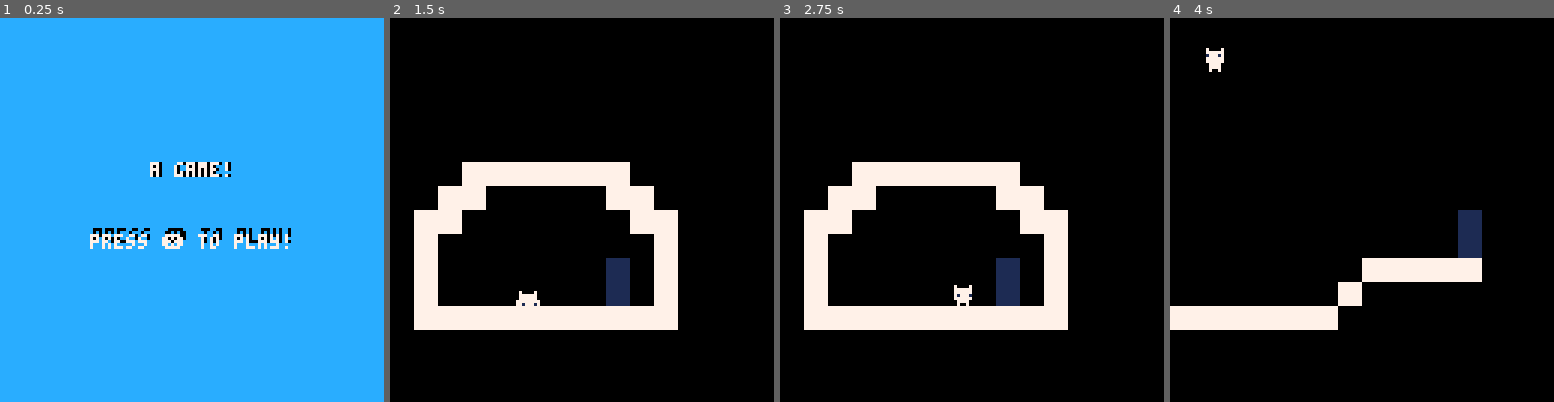
Above: before the commit, frames 1-4 (left to right).
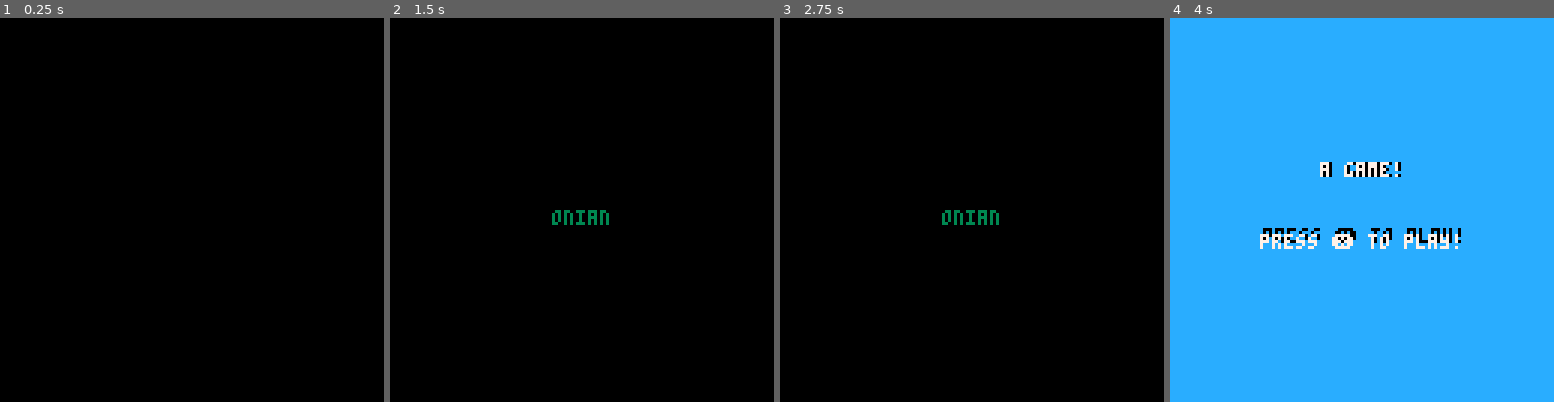
Above: after the commit, the same moments.

Repository: aadhyap/platformer
Game: PICO-8 cartridge platformer-game.p8
Two runs of this game, one before a commit and one after it. Both use one fixed random seed, a clock stepped at 60 frames per second and the inputs below.
Inputs:
- Up to frame 1 (0.25 s): no input
- Up to frame 2 (1.5 s): tap X (X key) at 0.33, 1.07 s; tap O (Z key) at 0.7 s
- Up to frame 3 (2.75 s): hold Right 1.6-2.1 s; tap O (Z key) at 1.7, 2.1, 2.5 s; tap X (X key) at 1.85 s; hold Up 2.15-2.42 s; hold Right from 2.47 s (still down)
- Up to frame 4 (4 s): tap O (Z key) at 2.9, 3.3, 3.7 s; tap X (X key) at 2.97 s; release Right at 3.03 s; hold Left 3.08-3.58 s

The runs differ from the first frame. In frame 1, 99% of the frame differs, in the area x 0-100%, y 0-100%; in frame 2, 14%; in frame 3, 14%; in frame 4, 99%.

Commit message:
splash screen

Diff:
--- a/platformer-game.p8
+++ b/platformer-game.p8
@@ -4,10 +4,16 @@
 --init file
 
 function _init()
+	intro()
 	state = "menu"
 end
 
 function _update()
+
+	if state == "splash" then
+		splash_update()
+
+	end
 	if state == "menu" then
 		menu_update()
 	end
@@ -99,7 +107,7 @@
 	map(map_x,map_y)
 	draw_player()
 	if mode=="levelover" then
-		-- draw_levelover() - dont need
+-- draw_levelover() - dont need
 	end
 end
 
@@ -312,6 +320,33 @@
 		mget(x/8, y/8),1
 	)
 end
+-->8
+--splash screen
+
+function intro()
+ t=0
+ palt(11,true)
+ sfx(1)
+ while (t<120) do
+ 	color(3)
+  print("onian",54,64)
+  color(0)
+  rectfill(48+(-525+t*10),63,
+  80,69)
+  t=(t+3)%155
+  flip()
+  cls(0)
+ end
+ t = 0
+ while (t < 60) do
+ 	color(3)
+ 	print("onian",54,64)
+ 	flip()
+ 	cls(0)
+ 	t += 1
+
+ end
+end
 __gfx__
 00000000000000000700007007000070000000000000000000000000070007000700070000000000000000000000000000000000000000000000000000000000
 00000000070000700777777007777770070000700700007000000000077777700777777000000000000000000000000000000000000000000000000000000000
Not shown, changed: the sound effects (__sfx__) section of platformer-game.p8
